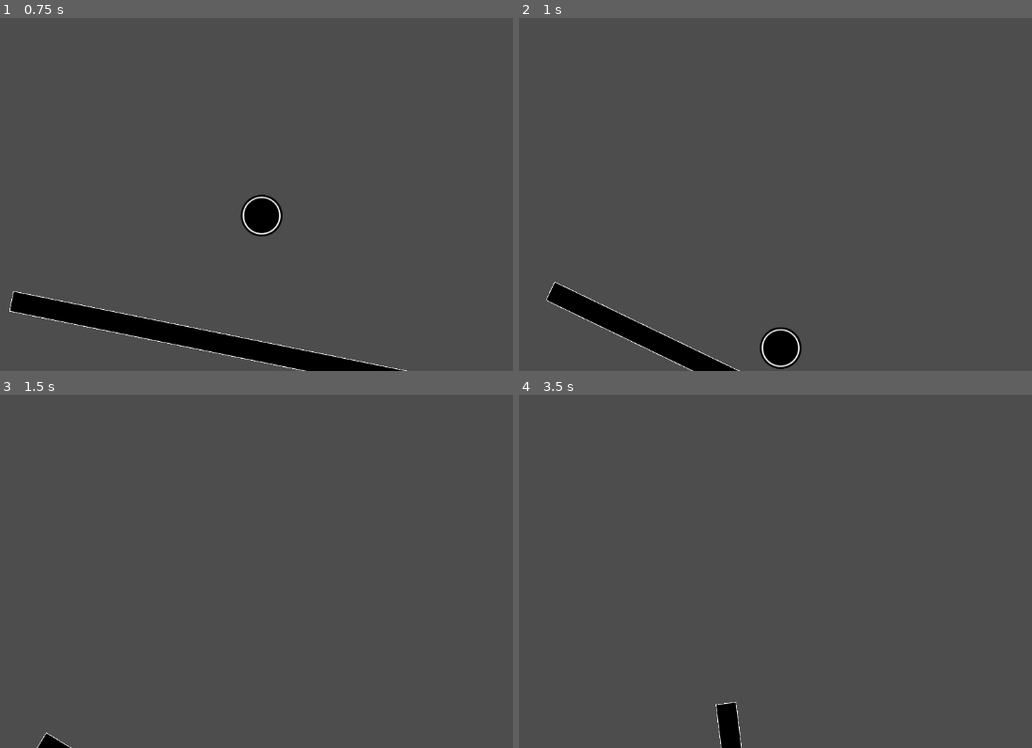
Above: before the commit, frames 1-4 (two rows, left to right).
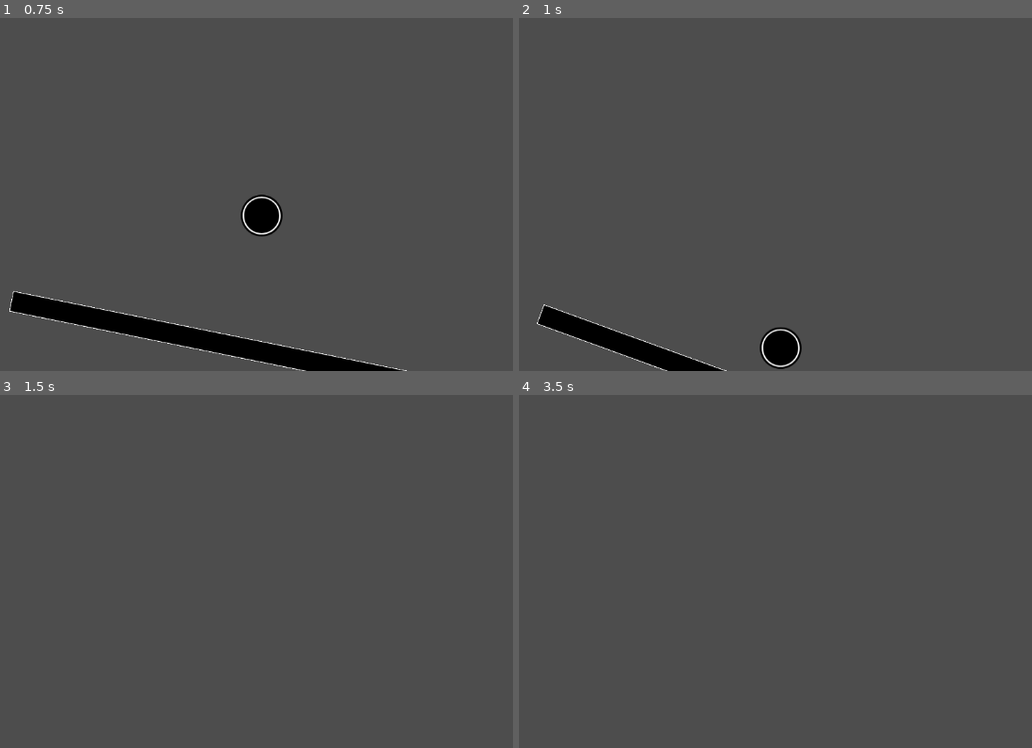
Above: after the commit, the same moments.

Repository: jo-ho/balance-game
Game: Godot game, scene res://game.tscn
Two runs of this game, one before a commit and one after it. Both use one fixed random seed, a clock stepped at 60 frames per second and the inputs below.
Inputs:
- Up to frame 1 (0.75 s): hold Down (right_down) from 0.53 s (still down)
- Up to frame 2 (1 s): keep holding Down (right_down)
- Up to frame 3 (1.5 s): release Down (right_down) at 1.28 s; hold S (left_down) from 1.28 s (still down)
- Up to frame 4 (3.5 s): tap Enter at 2 s; release S (left_down) at 2.03 s; hold Down (right_down) 2.03-2.78 s; tap Space at 2.75 s; hold W (left_up) from 2.78 s (still down)

Frame 1 is identical in both runs. In frame 2, 3.2% of the frame differs, in the area x 3-44%, y 74-100%; in frame 3, 0.2%; in frame 4, 0.5%.

Commit message:
Add limit to bar rotation

Diff:
--- a/body/bar.gd
+++ b/body/bar.gd
@@ -4,6 +4,7 @@
 const BASE_VELOCITY = 1
 const BASE_MOVE_VELOCTY = 300
 const PUSH_FORCE = 30
+const ROTATION_LIMIT = PI / 9
 
 var rotate_velocity: int = 0
 var move_velocity: int = 0
@@ -24,7 +25,7 @@
 		move_velocity = right_axis * -BASE_MOVE_VELOCTY
 		rotate_velocity = 0
 
-	rotation += delta * rotate_velocity
+	rotation = clamp(rotation + delta * rotate_velocity, -ROTATION_LIMIT, ROTATION_LIMIT)
 	var collision_data := move_and_collide(Vector2(0, delta * move_velocity))
 	if collision_data:
 		if collision_data.get_collider() is RigidBody2D:
